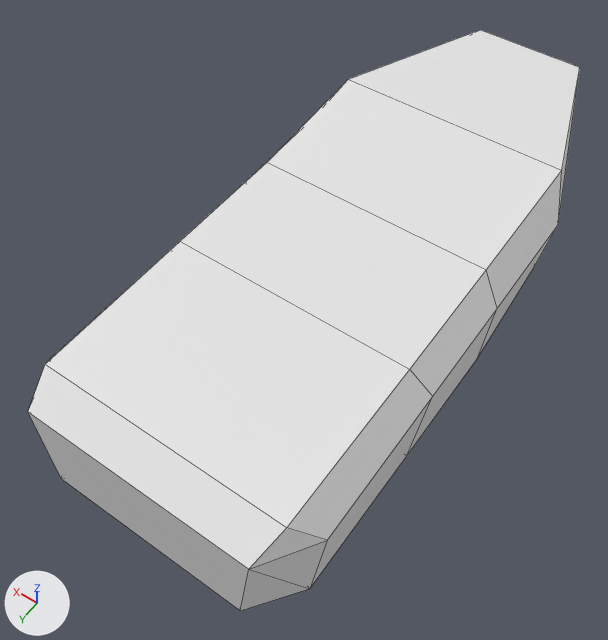
The FBX model Assets/Concept/Models/taxi_0.fbx as it was, and as the next commit left it.
Both versions are drawn from a 50 mm camera at (-1.73, 3.11, 4.33) aimed at (0.05, 0.62, 0.41). Every picture has the same lights, and +X, +Y and +Z are marked at lower left. Mesh edges are drawn as thin lines. Where no turn or scale is listed for an object, it has been applied to the vertices.

The older version as bpy lines, for what is in view:
```python
me_cube_003 = bpy.data.meshes.new('Cube.003')
me_cube_003.from_pydata(...)  # 40 vertices, 46 faces; spans x -0.89..0.89, y -2.08..2.11, z 0.06..0.9
me_cube_003.materials.append(mat_material)  # white #e7e7e7
ob_body = bpy.data.objects.new('Body', me_cube_003)
ob_body.location = (0.0, 0.0, 0.0)
```
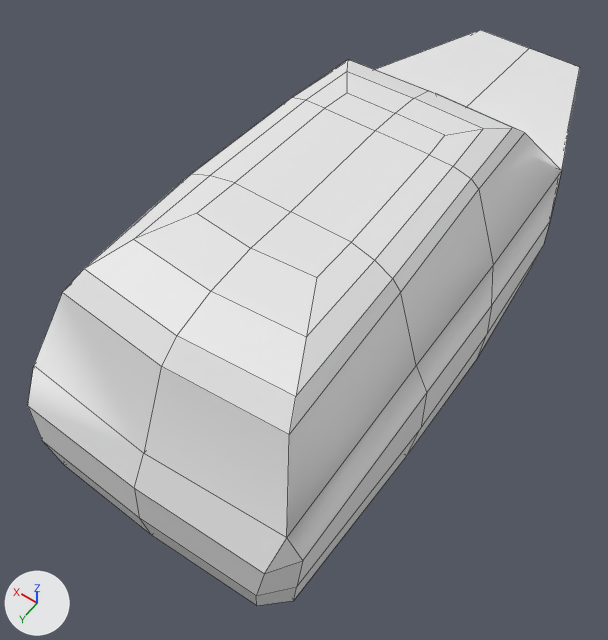
Commit message: progress: taxi model

Boxes [x1, y1, x2, y2] around the edits, measured in the pictures (608 x 640 px):
'Body', reshaped
    before: [28, 30, 580, 611]
    after: [28, 30, 580, 606]

Edits to the bpy script that builds the scene:
```text
Change me_cube_003:
    used by ob_body; location = (0.0, 0.0, 0.0)
    remove me_cube_003.from_pydata(...)  # 40 vertices, 46 faces; spans x -0.89..0.89, y -2.08..2.11, z 0.06..0.9
    add me_cube_003.from_pydata(...)  # 105 vertices, 112 faces; spans x -0.88..0.88, y -2.08..2.1, z 0.06..1.49
    me_cube_003 part 1
    10 vertices are removed from x -0.89..0.89, y 0.83..2.08, z 0.09..0.83
    34 faces are deleted
    12 vertices move from x -0.89..0.89, y -0.88..2.11, z 0.06..0.83 to x -0.88..0.88, y -0.88..2.04, z 0.06..1.29
    75 vertices are added at x -0.86..0.86, y -2.08..2.1, z 0.06..1.49
    100 new faces join them
```
